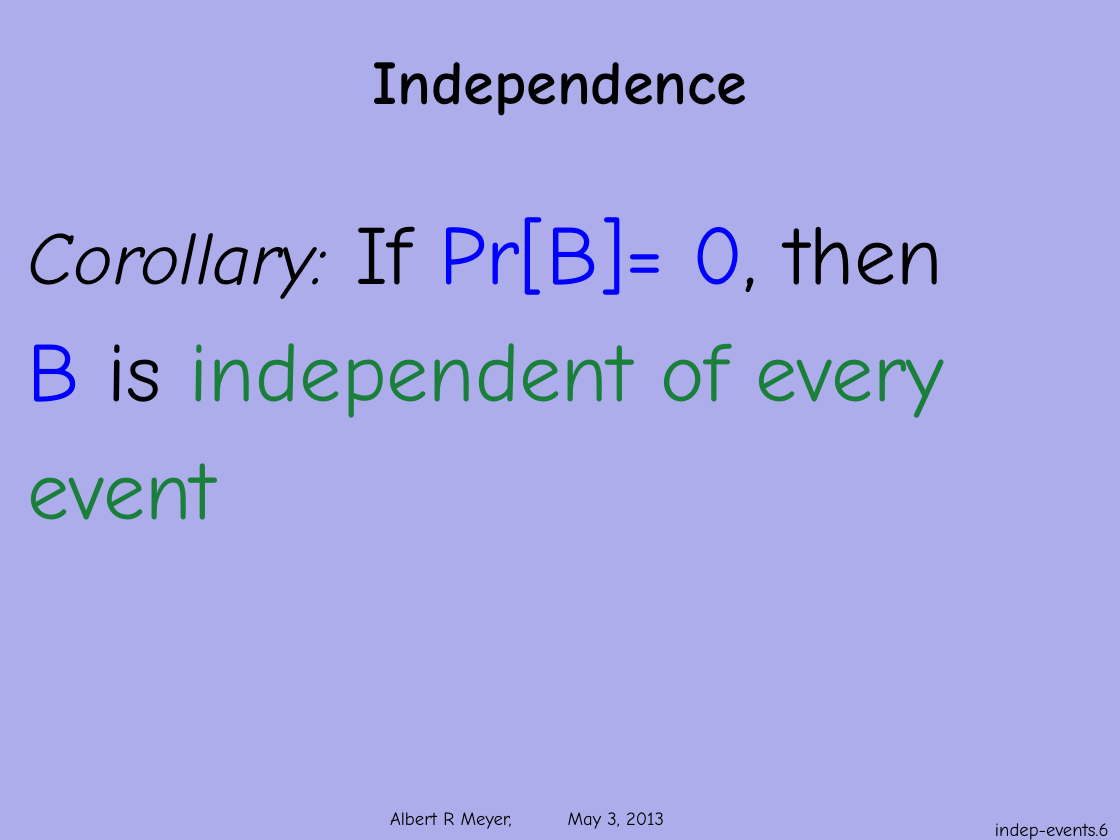
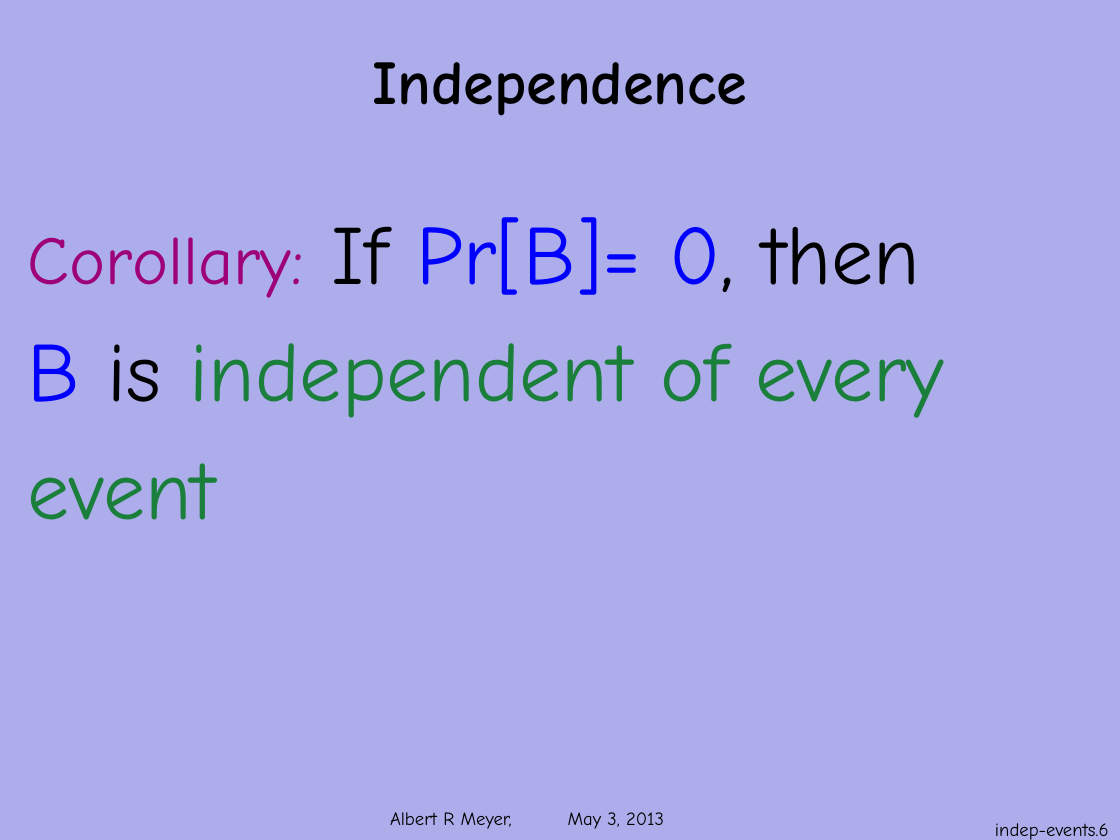
Before and after one commit to armeyer/mcs_web, a slide deck: slide 6 of spring13/slides13/prob-independence.pptx. Drawn at 1120x840 pixels with LibreOffice and Linux fonts; fonts in the diff are those of the drawing; background and template pictures are left out. Boxes give left, top, right and bottom in pixels: in the first picture for what was removed or moved away, otherwise in the second. Text is boxed around its words. In the diff, an @@ line names an element or a change of style, - is before the commit and + after.

Commit message:
revise prob-independence prob-mutual-independence.pptx

```diff
--- a/spring13/slides13/prob-independence.pptx
+++ b/spring13/slides13/prob-independence.pptx
@@ text at (28, 217, 920, 298): size 48 to 44 pt, text colour #000000 to #9D0079, italic off in "Corollary:" @@
```
Also in this commit, not shown: 4 other slides changed, 2 other files.
